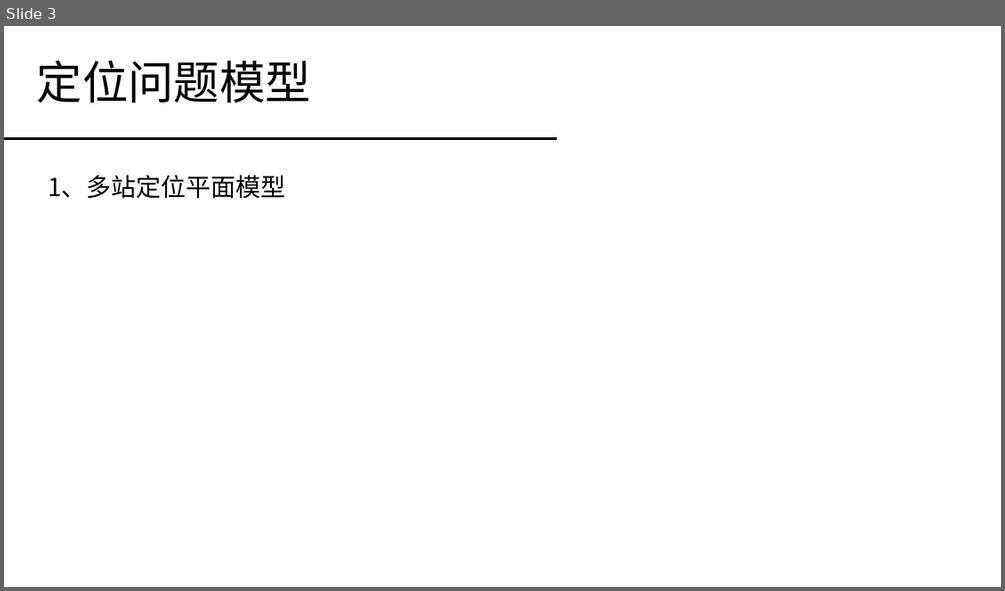
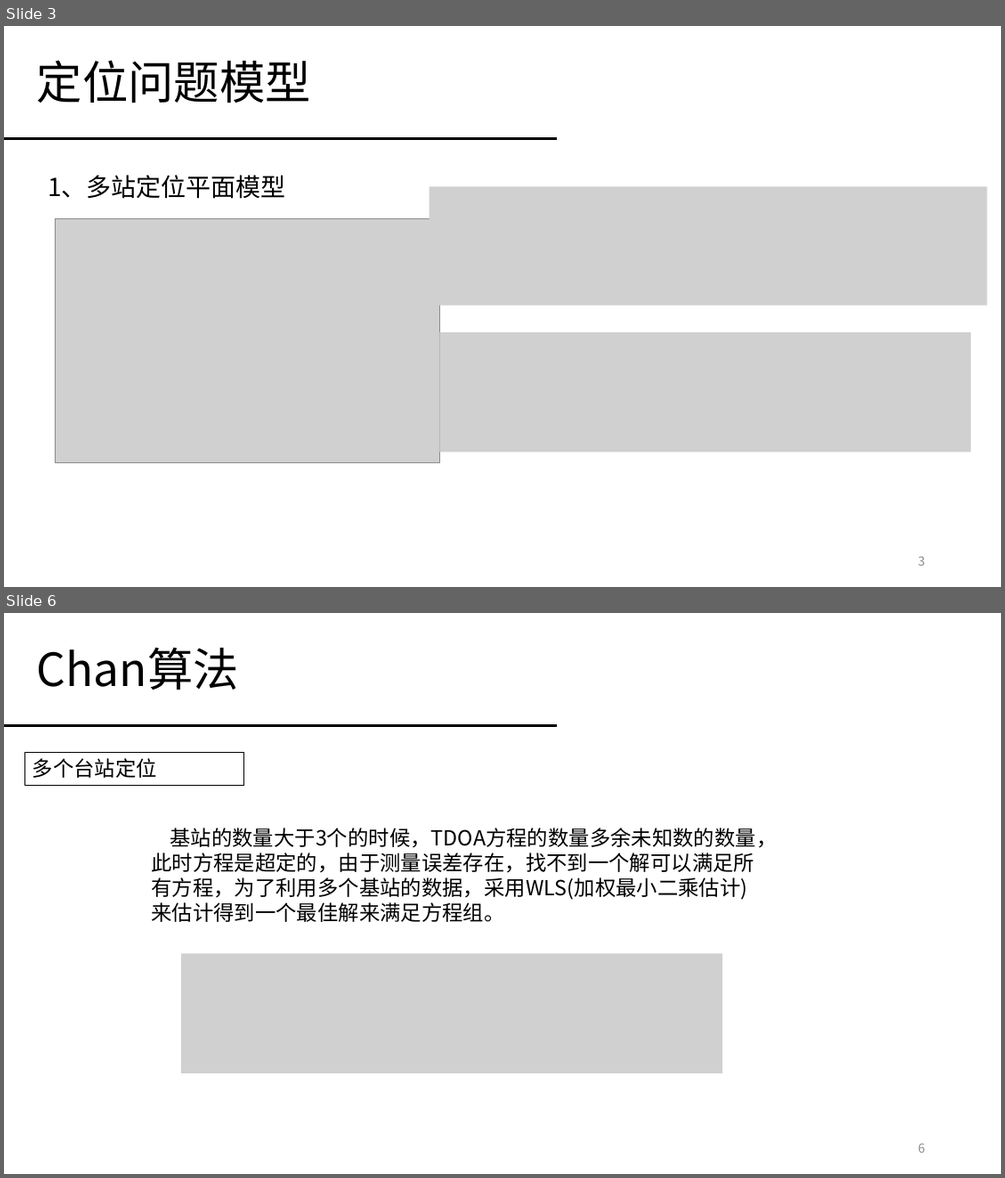
Before and after one commit to PengRui1995/-, a slide deck: 报告记录/阶段汇报2019-10-29 - 彭锐.pptx. Shown one above the other, each under a label of ours: slide 3 before the commit, slides 3 and 6 after it; the slides between them are not shown. The pictures are 1005x591 and 1005x1178 pixels, drawn with LibreOffice and Linux fonts; fonts in the diff are those of the drawing; grey boxes stand for pictures. Boxes give left, top, right and bottom in pixels: in the first picture for what was removed or moved away, otherwise in the second. Text is boxed around its words. In the diff, an @@ line names an element or a change of style, - is before the commit and + after.

```diff
--- a/报告记录/阶段汇报2019-10-29 - 彭锐.pptx
+++ b/报告记录/阶段汇报2019-10-29 - 彭锐.pptx
@@ slide 6 added at (x1=4, y1=613, x2=1001, y2=1174), background #FFFFFF @@
@@ title added at (x1=37, y1=647, x2=239, y2=690), 44 pt, text #000000 @@
+Chan算法
@@ line added from (4, 725) to (557, 725), #000000 3 pt @@
@@ rectangle added at (x1=25, y1=752, x2=243, y2=785), outline #000000 0.75 pt, 20 pt, text #000000 @@
+多个台站定位
@@ text added at (x1=151, y1=827, x2=777, y2=922), 20 pt, text #000000 @@
+基站的数量大于3个的时候，TDOA方程的数量多余未知数的数量，此时方程是超定的，由于测量误差存在，找不到一个解可以满足所有方程，为了利用多个基站的数据，采用WLS(加权最小二乘估计)来估计得到一个最佳解来满足方程组。
@@ picture added at (x1=181, y1=953, x2=722, y2=1073) @@
@@ page number added at (x1=918, y1=1143, x2=925, y2=1152), 12 pt, text #8C8C8C @@
+6
@@ slide 3 changed as well @@
@@ picture added at (x1=429, y1=187, x2=987, y2=305) @@
@@ picture added at (x1=55, y1=218, x2=440, y2=463) @@
@@ picture added at (x1=440, y1=332, x2=971, y2=451) @@
@@ page number added at (x1=918, y1=556, x2=925, y2=565), 12 pt, text #8C8C8C @@
+3
```
Also in this commit, not shown: 3 other slides changed, 17 other slides added, 2 slides removed, 4 other files.
